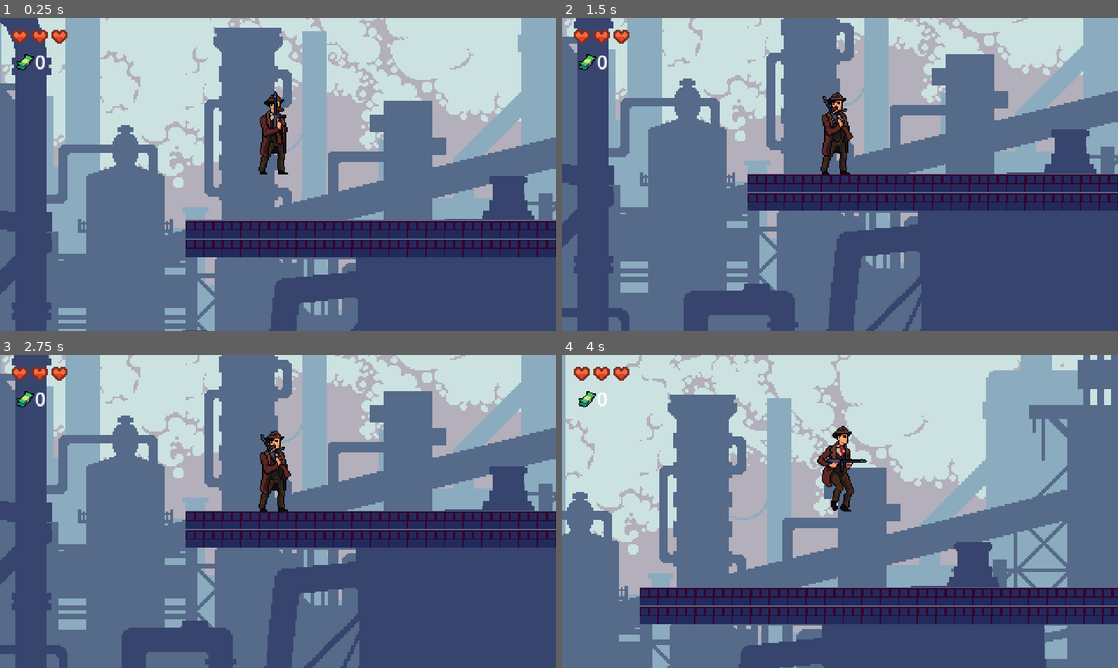
Above: before the commit, frames 1-4 (two rows, left to right).
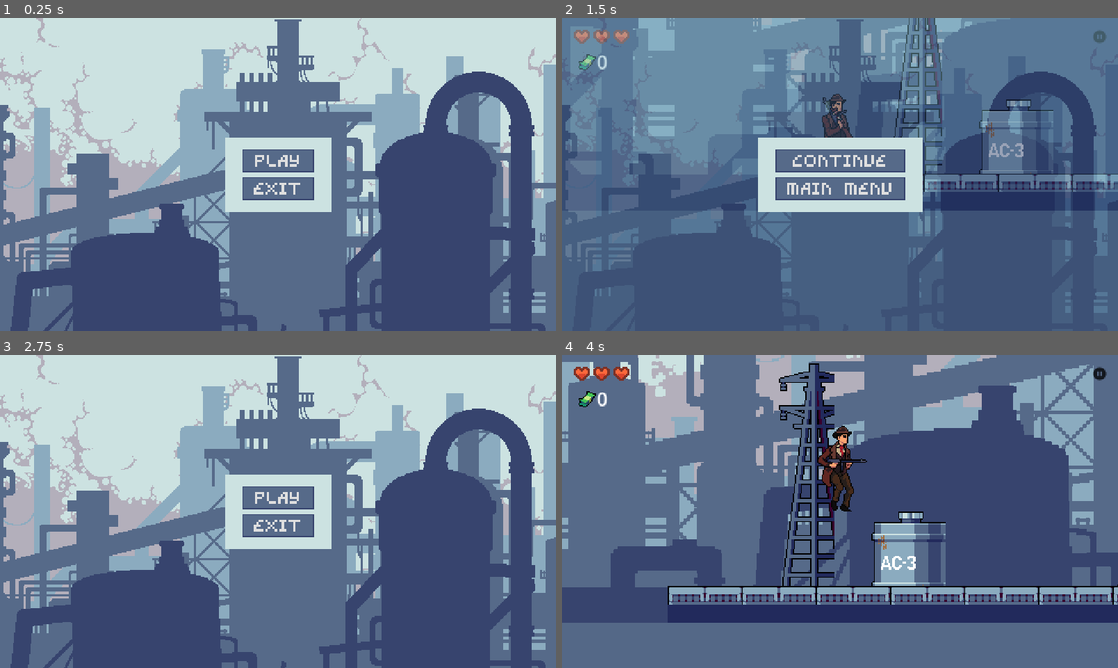
Above: after the commit, the same moments.

Repository: joacko23/GangstasLife
Game: Godot game, scene res://ui/main_menu_screen.tscn
Same seed, same stepped clock (60 frames per second), same inputs: the game is played once before the commit and once after it. Before the commit the project starts from res://levels/test_levels/test_level.tscn.
Inputs (mouse positions are in pixels of both pictures, inside the frame that each line leads up to):
- Up to frame 1 (0.25 s): no input
- Up to frame 2 (1.5 s): click (840, 161) at 0.5 s, where only the run after the commit has a clickable "PLAY"; click (1101, 36) at 1.27 s
- Up to frame 3 (2.75 s): click (278, 524) at 2 s, where only the run after the commit has a clickable "MAIN MENU"
- Up to frame 4 (4 s): click (840, 498) at 2.75 s, where only the run after the commit has a clickable "PLAY"; tap Enter at 3.5 s; hold D (move_right) from 3.53 s (still down); hold Shift (run) from 3.53 s (still down); tap Space (jump) at 3.77 s

The runs differ from the first frame. In frame 1, 66% of the frame differs, in the area x 0-100%, y 0-100%; in frame 2, 65%; in frame 3, 63%; in frame 4, 72%.

Commit message:
vista main menu y pausa

Diff:
--- a/levels/base_level.tscn
+++ b/levels/base_level.tscn
@@ -1357,6 +1357,6 @@
 position = Vector2(80, -152)
 
 [node name="PlayerCamera2D" type="Camera2D" parent="." node_paths=PackedStringArray("player")]
-position = Vector2(80, -152)
+position = Vector2(64, -136)
 script = ExtResource("8_2qcef")
 player = NodePath("../Player")
--- a/levels/level_1.tscn
+++ b/levels/level_1.tscn
@@ -6,6 +6,7 @@
 [ext_resource type="PackedScene" uid="uid://bqcn6g0yflk41" path="res://ui/game_screen.tscn" id="4_s543l"]
 
 [node name="Level1" instance=ExtResource("1_1b4om")]
+position = Vector2(1, 0)
 
 [node name="ParallaxBackground" parent="." index="0" instance=ExtResource("2_hok2i")]
 offset = Vector2(0, -87)
@@ -32,4 +33,4 @@
 [node name="Point2" type="Marker2D" parent="Enemies/EnemyGangsta/PatrolPoints" index="1"]
 position = Vector2(48, 8)
 
-[node name="GameScreen" parent="." index="5" instance=ExtResource("4_s543l")]
+[node name="GameScreen" parent="." index="4" instance=ExtResource("4_s543l")]
--- a/levels/test_levels/test_level.tscn
+++ b/levels/test_levels/test_level.tscn
@@ -16,7 +16,7 @@
 
 [node name="GameScreen" parent="." index="3" instance=ExtResource("4_gt2o1")]
 
-[node name="EnemyGangsta" parent="." index="5" node_paths=PackedStringArray("patrol_points") instance=ExtResource("4_sqj6o")]
+[node name="EnemyGangsta" parent="." index="4" node_paths=PackedStringArray("patrol_points") instance=ExtResource("4_sqj6o")]
 position = Vector2(608, -136)
 patrol_points = NodePath("PatrolPoints")
 
@@ -28,7 +28,7 @@
 [node name="Point2" type="Marker2D" parent="EnemyGangsta/PatrolPoints" index="1"]
 position = Vector2(88, 48)
 
-[node name="Pickups" type="Node" parent="." index="6"]
+[node name="Pickups" type="Node" parent="." index="5"]
 
 [node name="HealthPickup" parent="Pickups" index="0" instance=ExtResource("5_c4snm")]
 position = Vector2(976, -136)
@@ -36,7 +36,7 @@
 [node name="HealthPickup2" parent="Pickups" index="1" instance=ExtResource("5_c4snm")]
 position = Vector2(880, -136)
 
-[node name="Collectibles" type="Node" parent="." index="7"]
+[node name="Collectibles" type="Node" parent="." index="6"]
 
 [node name="Money" parent="Collectibles" index="0" instance=ExtResource("6_hqfmw")]
 position = Vector2(1136, -200)
--- a/project.godot
+++ b/project.godot
@@ -11,15 +11,15 @@
 [application]
 
 config/name="GangstasLife"
-run/main_scene="res://levels/test_levels/test_level.tscn"
+run/main_scene="res://ui/main_menu_screen.tscn"
 config/features=PackedStringArray("4.2", "Forward Plus")
 config/icon="res://icon.svg"
 
 [autoload]
 
-ScriptManager="*res://scripts/script_manager.gd"
 HealthManager="*res://scripts/health_manager.gd"
 CollectiblesManager="*res://scripts/collectibles_manager.gd"
+GameManager="*res://scripts/game_manager.gd"
 
 [display]
 
--- /dev/null
+++ b/scripts/game_manager.gd
@@ -0,0 +1,40 @@
+extends Node
+var level_1 = preload("res://levels/level_1.tscn")
+var pause_menu_screen = preload("res://ui/pause_menu_screen.tscn")
+var main_menu_screen = preload("res://ui/main_menu_screen.tscn")
+
+func _ready():
+	RenderingServer.set_default_clear_color(Color(0.33, 0.41, 0.53, 1.00))
+
+
+func start_game():
+	if get_tree().paused:
+		continue_game()
+		return
+
+	transition_to_scene(level_1.resource_path)
+
+
+func exit_game():
+	get_tree().quit()
+
+
+func pause_game():
+	get_tree().paused = true
+
+	var pause_menu_screen_instance = pause_menu_screen.instantiate()
+	get_tree().get_root().add_child(pause_menu_screen_instance)
+
+
+func continue_game():
+	get_tree().paused = false
+
+
+func main_menu():
+	var main_menu_screen_instance = main_menu_screen.instantiate()
+	get_tree().get_root().add_child(main_menu_screen_instance)
+
+
+func transition_to_scene(scene_path):
+	await get_tree().create_timer(0.1).timeout
+	get_tree().change_scene_to_file(scene_path)
--- a/scripts/script_manager.gd
+++ /dev/null
@@ -1,11 +0,0 @@
-extends Node
-
-
-# Called when the node enters the scene tree for the first time.
-func _ready():
-	RenderingServer.set_default_clear_color(Color(0.33, 0.41, 0.53, 1.00))
-
-
-# Called every frame. 'delta' is the elapsed time since the previous frame.
-func _process(delta):
-	pass
--- a/ui/game_screen.gd
+++ b/ui/game_screen.gd
@@ -3,10 +3,14 @@
 @onready var collectible_label = $MarginContainer/VBoxContainer/HBoxContainer/CollectibleLabel
 
 
-# Called when the node enters the scene tree for the first time.
+
 func _ready():
 	CollectiblesManager.on_collectible_award_received.connect(on_collectible_award_received)
 
 
 func on_collectible_award_received(total_award : int):
 	collectible_label.text = str(total_award)
+
+
+func _on_pause_texture_button_pressed():
+	GameManager.pause_game()
--- a/ui/game_screen.tscn
+++ b/ui/game_screen.tscn
@@ -1,8 +1,9 @@
-[gd_scene load_steps=4 format=3 uid="uid://bqcn6g0yflk41"]
+[gd_scene load_steps=5 format=3 uid="uid://bqcn6g0yflk41"]
 
 [ext_resource type="PackedScene" uid="uid://b6d46fcopkj2x" path="res://ui/health_bar/health_bar.tscn" id="1_0dsk7"]
 [ext_resource type="Script" path="res://ui/game_screen.gd" id="1_htl0b"]
 [ext_resource type="Texture2D" uid="uid://bjpwwriwo05go" path="res://collectibles/money/Money.png" id="2_wy1vi"]
+[ext_resource type="Texture2D" uid="uid://cfa6rccwkrnm6" path="res://ui/icons8-pause-12.png" id="4_htu7b"]
 
 [node name="GameScreen" type="CanvasLayer"]
 script = ExtResource("1_htl0b")
@@ -45,3 +46,11 @@
 size_flags_vertical = 0
 theme_override_font_sizes/font_size = 0
 text = "0"
+
+[node name="PauseTextureButton" type="TextureButton" parent="MarginContainer"]
+layout_mode = 2
+size_flags_horizontal = 8
+size_flags_vertical = 0
+texture_normal = ExtResource("4_htu7b")
+
+[connection signal="pressed" from="MarginContainer/PauseTextureButton" to="." method="_on_pause_texture_button_pressed"]
--- /dev/null
+++ b/ui/main_menu_screen.gd
@@ -0,0 +1,11 @@
+extends CanvasLayer
+
+
+
+func _on_play_button_pressed():
+	GameManager.start_game()
+	queue_free()
+
+
+func _on_exit_button_pressed():
+	GameManager.exit_game()
--- /dev/null
+++ b/ui/main_menu_screen.tscn
@@ -0,0 +1,53 @@
+[gd_scene load_steps=4 format=3 uid="uid://dok2pn4mnky8g"]
+
+[ext_resource type="Texture2D" uid="uid://b4gknws3c3bmr" path="res://ui/Background.png" id="1_jy8ky"]
+[ext_resource type="Script" path="res://ui/main_menu_screen.gd" id="1_xxjbv"]
+[ext_resource type="Theme" uid="uid://c8qr773vgijij" path="res://ui/theme/game_theme.tres" id="2_5001w"]
+
+[node name="MainMenuScreen" type="CanvasLayer"]
+process_mode = 3
+layer = 2
+script = ExtResource("1_xxjbv")
+
+[node name="TextureRect" type="TextureRect" parent="."]
+anchors_preset = 15
+anchor_right = 1.0
+anchor_bottom = 1.0
+grow_horizontal = 2
+grow_vertical = 2
+texture = ExtResource("1_jy8ky")
+
+[node name="MarginContainer" type="MarginContainer" parent="."]
+anchors_preset = 15
+anchor_right = 1.0
+anchor_bottom = 1.0
+grow_horizontal = 2
+grow_vertical = 2
+theme = ExtResource("2_5001w")
+
+[node name="PanelContainer" type="PanelContainer" parent="MarginContainer"]
+layout_mode = 2
+size_flags_horizontal = 4
+size_flags_vertical = 4
+
+[node name="MarginContainer" type="MarginContainer" parent="MarginContainer/PanelContainer"]
+layout_mode = 2
+theme_override_constants/margin_left = 15
+theme_override_constants/margin_top = 10
+theme_override_constants/margin_right = 15
+theme_override_constants/margin_bottom = 10
+
+[node name="VBoxContainer" type="VBoxContainer" parent="MarginContainer/PanelContainer/MarginContainer"]
+layout_mode = 2
+
+[node name="PlayButton" type="Button" parent="MarginContainer/PanelContainer/MarginContainer/VBoxContainer"]
+layout_mode = 2
+text = "PLAY
+"
+
+[node name="ExitButton" type="Button" parent="MarginContainer/PanelContainer/MarginContainer/VBoxContainer"]
+layout_mode = 2
+text = "EXIT"
+
+[connection signal="pressed" from="MarginContainer/PanelContainer/MarginContainer/VBoxContainer/PlayButton" to="." method="_on_play_button_pressed"]
+[connection signal="pressed" from="MarginContainer/PanelContainer/MarginContainer/VBoxContainer/ExitButton" to="." method="_on_exit_button_pressed"]
--- /dev/null
+++ b/ui/pause_menu_screen.gd
@@ -0,0 +1,14 @@
+extends CanvasLayer
+
+
+
+
+
+func _on_continue_button_pressed():
+	GameManager.continue_game()
+	queue_free()
+
+
+func _on_main_menu_button_pressed():
+	GameManager.main_menu()
+	queue_free()
--- /dev/null
+++ b/ui/pause_menu_screen.tscn
@@ -0,0 +1,54 @@
+[gd_scene load_steps=4 format=3 uid="uid://crhnuw1frqkt8"]
+
+[ext_resource type="Script" path="res://ui/pause_menu_screen.gd" id="1_abmv3"]
+[ext_resource type="Texture2D" uid="uid://b4gknws3c3bmr" path="res://ui/Background.png" id="1_drhcm"]
+[ext_resource type="Theme" uid="uid://c8qr773vgijij" path="res://ui/theme/game_theme.tres" id="2_2j105"]
+
+[node name="PauseMenuScreen" type="CanvasLayer"]
+process_mode = 3
+layer = 2
+script = ExtResource("1_abmv3")
+
+[node name="TextureRect" type="TextureRect" parent="."]
+modulate = Color(0.626028, 0.800257, 0.883798, 0.462745)
+anchors_preset = 15
+anchor_right = 1.0
+anchor_bottom = 1.0
+grow_horizontal = 2
+grow_vertical = 2
+texture = ExtResource("1_drhcm")
+
+[node name="MarginContainer" type="MarginContainer" parent="."]
+anchors_preset = 15
+anchor_right = 1.0
+anchor_bottom = 1.0
+grow_horizontal = 2
+grow_vertical = 2
+theme = ExtResource("2_2j105")
+
+[node name="PanelContainer" type="PanelContainer" parent="MarginContainer"]
+layout_mode = 2
+size_flags_horizontal = 4
+size_flags_vertical = 4
+
+[node name="MarginContainer" type="MarginContainer" parent="MarginContainer/PanelContainer"]
+layout_mode = 2
+theme_override_constants/margin_left = 15
+theme_override_constants/margin_top = 10
+theme_override_constants/margin_right = 15
+theme_override_constants/margin_bottom = 10
+
+[node name="VBoxContainer" type="VBoxContainer" parent="MarginContainer/PanelContainer/MarginContainer"]
+layout_mode = 2
+
+[node name="ContinueButton" type="Button" parent="MarginContainer/PanelContainer/MarginContainer/VBoxContainer"]
+layout_mode = 2
+text = "CONTINUE
+"
+
+[node name="MainMenuButton" type="Button" parent="MarginContainer/PanelContainer/MarginContainer/VBoxContainer"]
+layout_mode = 2
+text = "MAIN MENU"
+
+[connection signal="pressed" from="MarginContainer/PanelContainer/MarginContainer/VBoxContainer/ContinueButton" to="." method="_on_continue_button_pressed"]
+[connection signal="pressed" from="MarginContainer/PanelContainer/MarginContainer/VBoxContainer/MainMenuButton" to="." method="_on_main_menu_button_pressed"]
--- /dev/null
+++ b/ui/theme/game_theme.tres
@@ -0,0 +1,80 @@
+[gd_resource type="Theme" load_steps=8 format=3 uid="uid://c8qr773vgijij"]
+
+[ext_resource type="FontFile" uid="uid://dm2m0h5r27fk4" path="res://ui/theme/GravityRegular5.ttf" id="1_wmw1n"]
+
+[sub_resource type="StyleBoxFlat" id="StyleBoxFlat_h2hps"]
+content_margin_left = 10.0
+content_margin_top = 5.0
+content_margin_right = 10.0
+content_margin_bottom = 5.0
+bg_color = Color(0.337255, 0.415686, 0.537255, 1)
+border_width_left = 1
+border_width_top = 1
+border_width_right = 1
+border_width_bottom = 1
+border_color = Color(0.215686, 0.266667, 0.431373, 1)
+
+[sub_resource type="StyleBoxFlat" id="StyleBoxFlat_mbkwu"]
+content_margin_left = 10.0
+content_margin_top = 5.0
+content_margin_right = 10.0
+content_margin_bottom = 5.0
+bg_color = Color(0.158102, 0.205089, 0.277983, 1)
+border_width_left = 1
+border_width_top = 1
+border_width_right = 1
+border_width_bottom = 1
+border_color = Color(0.215686, 0.266667, 0.431373, 1)
+
+[sub_resource type="StyleBoxFlat" id="StyleBoxFlat_3a18s"]
+content_margin_left = 10.0
+content_margin_top = 5.0
+content_margin_right = 10.0
+content_margin_bottom = 5.0
+bg_color = Color(0.470742, 0.555786, 0.687392, 1)
+border_width_left = 1
+border_width_top = 1
+border_width_right = 1
+border_width_bottom = 1
+border_color = Color(0.215686, 0.266667, 0.431373, 1)
+
+[sub_resource type="StyleBoxFlat" id="StyleBoxFlat_7an7r"]
+content_margin_left = 10.0
+content_margin_top = 5.0
+content_margin_right = 10.0
+content_margin_bottom = 5.0
+bg_color = Color(0.337255, 0.415686, 0.537255, 1)
+border_width_left = 1
+border_width_top = 1
+border_width_right = 1
+border_width_bottom = 1
+border_color = Color(0.215686, 0.266667, 0.431373, 1)
+
+[sub_resource type="StyleBoxFlat" id="StyleBoxFlat_0iwsr"]
+content_margin_left = 10.0
+content_margin_top = 5.0
+content_margin_right = 10.0
+content_margin_bottom = 5.0
+bg_color = Color(0.158102, 0.205089, 0.277983, 1)
+border_width_left = 1
+border_width_top = 1
+border_width_right = 1
+border_width_bottom = 1
+border_color = Color(0.215686, 0.266667, 0.431373, 1)
+
+[sub_resource type="StyleBoxFlat" id="StyleBoxFlat_rqxt8"]
+bg_color = Color(0.8, 0.886275, 0.882353, 1)
+
+[resource]
+Button/font_sizes/font_size = 10
+Button/fonts/font = ExtResource("1_wmw1n")
+Button/styles/disabled = SubResource("StyleBoxFlat_h2hps")
+Button/styles/focus = SubResource("StyleBoxFlat_mbkwu")
+Button/styles/hover = SubResource("StyleBoxFlat_3a18s")
+Button/styles/normal = SubResource("StyleBoxFlat_7an7r")
+Button/styles/pressed = SubResource("StyleBoxFlat_0iwsr")
+MarginContainer/constants/margin_bottom = 10
+MarginContainer/constants/margin_left = 10
+MarginContainer/constants/margin_right = 10
+MarginContainer/constants/margin_top = 10
+PanelContainer/styles/panel = SubResource("StyleBoxFlat_rqxt8")
Binary file added: ui/Background.png
Not shown, added: ui/Background.png.import
Binary file added: ui/icons8-pause-12.png
Not shown, added: ui/icons8-pause-12.png.import
Binary file added: ui/theme/GravityRegular5.ttf
Not shown, added: ui/theme/GravityRegular5.ttf.import
